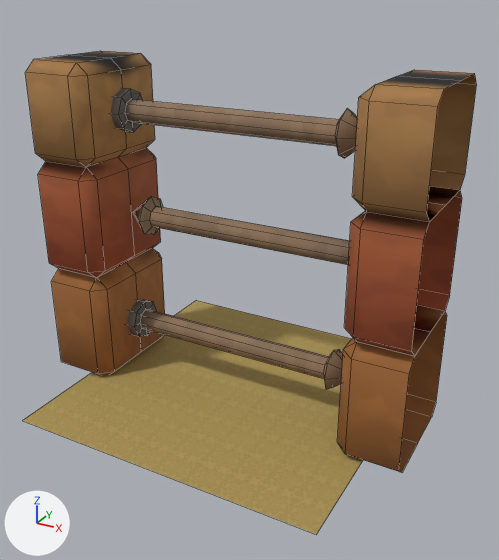
The FBX model Sokoban/Assets/Resources/Models/Mur_Porte.FBX: old version first, new version second.
Both versions are drawn from a 50 mm camera at (1.98, -3.48, 2.57) aimed at (0.06, 0.02, 0.82). Arrows for +X, +Y and +Z are at lower left; the lights stay in place. Mesh edges are drawn as thin lines. Where no turn or scale is listed for an object, it has been applied to the vertices. Vertices at the same position are counted once.

The older version as bpy lines, for what is in view:
```python
me_mesh = bpy.data.meshes.new('Mesh')
me_mesh.from_pydata(...)  # 269 vertices, 249 faces; spans x -1.24..1.22, y -1.0..1.0, z 0.0..2.11
# faces by material slot: [248, 1]
me_mesh.materials.append(mat_decor)  # picture img_decors_d_png
me_mesh.materials.append(mat_material__310)
# before: 265 (-1.0, 1.0, 0.03) at pixel (196, 300), 266 (-1.0, -1.0, 0.03) at pixel (22, 420), 267 (1.0, 1.0, 0.03), 268 (1.0, -1.0, 0.03) at pixel (316, 534)
ob_mur_porte = bpy.data.objects.new('Mur_Porte', me_mesh)
ob_mur_porte.location = (0.0, 0.0, 0.0)
```
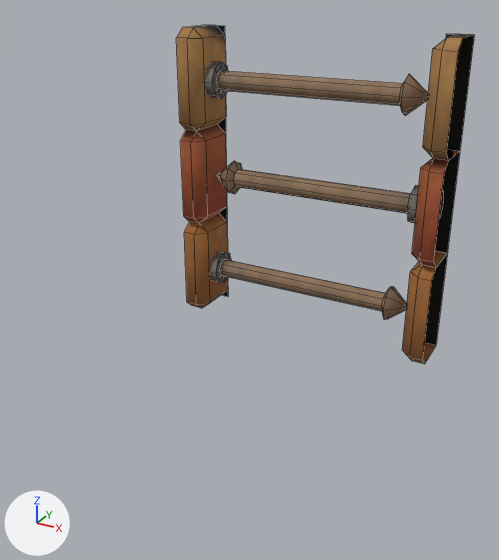
Pixel boxes [x1, y1, x2, y2] of what changed, in the pictures (499 x 560 px; the box of a moved part takes in the faces that stretch with it):
'Mur_Porte', reshaped (34% narrower, 30% shorter): before [22, 51, 477, 534]; after [176, 25, 474, 364]
part 1 of me_mesh, moved or reshaped: before [110, 88, 357, 158]; after [204, 61, 428, 116]
part 2 of me_mesh, moved or reshaped: before [133, 197, 350, 265]; after [217, 161, 443, 223]
part 3 of me_mesh, moved or reshaped: before [127, 300, 343, 390]; after [209, 251, 407, 319]
part 4 of me_mesh, added (brown): after [176, 25, 227, 223]
part 5 of me_mesh, added (brown): after [412, 34, 473, 267]
part 6 of me_mesh, added (brown): after [184, 213, 228, 308]
part 7 of me_mesh, added (brown): after [402, 251, 447, 364]
part 8 of me_mesh, deleted (brown): before [337, 70, 477, 472]
part 9 of me_mesh, deleted (brown): before [25, 51, 165, 375]
part 10 of me_mesh, built on: before [22, 301, 363, 534]; after [217, 26, 474, 345]

The edits, one by one:
me_mesh is used by ob_mur_porte; location (0.0, 0.0, 0.0).
Verts and faces of me_mesh; kept vertices keep their numbers, new ones are numbered from 269.
me_mesh had 269 vertices, 249 faces and spanned x -1.24..1.22, y -1.0..1.0, z 0.0..2.11.
me_mesh now has 219 vertices, 186 faces and spans x -1.0..1.0, y 0.86..1.25, z 0.0..2.23.
me_mesh part 1: the loose piece of 41 vertices spanning x -0.94..0.82, y -0.13..0.13, z 1.67..1.93 is moved by (0.0, 1.08, 0.06).
me_mesh part 2: the loose piece of 41 vertices spanning x -0.82..0.94, y -0.13..0.13, z 0.99..1.26 is moved by (0.0, 1.08, 0.0).
me_mesh part 3: the loose piece of 41 vertices spanning x -0.94..0.82, y -0.13..0.13, z 0.22..0.48 is moved by (0.0, 1.08, 0.0).
me_mesh part 4: a new loose piece of 28 vertices spanning x -1.0..-0.83, y 0.86..1.25, z 0.75..2.23, in mat_decor (picture img_decors_d_png).
me_mesh part 5: a new loose piece of 28 vertices spanning x 0.83..1.0, y 0.86..1.25, z 0.75..2.23, in mat_decor (picture img_decors_d_png).
me_mesh part 6: a new loose piece of 16 vertices spanning x -1.0..-0.83, y 0.86..1.25, z 0.0..0.75, in mat_decor (picture img_decors_d_png).
me_mesh part 7: a new loose piece of 16 vertices spanning x 0.83..1.0, y 0.86..1.25, z 0.0..0.75, in mat_decor (picture img_decors_d_png).
me_mesh part 8: the loose piece of 71 vertices spanning x 0.83..1.22, y -0.39..0.39, z 0.0..2.11 is deleted.
me_mesh part 9: the loose piece of 71 vertices spanning x -1.24..-0.83, y -0.39..0.39, z 0.0..2.11 is deleted.
Part 10, on me_mesh:
Vertices deleted: 265 to 268 (with the faces that use them).
New vertex 269 is at (-1.0, 1.25, 0.0).
New vertex 270 is at (-0.83, 1.24, 0.0), pixel (228, 296).
New vertex 271 is at (1.0, 1.25, 0.0), pixel (436, 345).
New vertex 272 is at (0.83, 1.24, 0.0).
New vertices 273 to 276 stand at vertices 269 to 272, in that order, plus (0.0, 0.0, 2.23).
New faces: (269, 270, 274, 273), (271, 275, 276, 272).
me_mesh no longer uses material mat_material__310.
